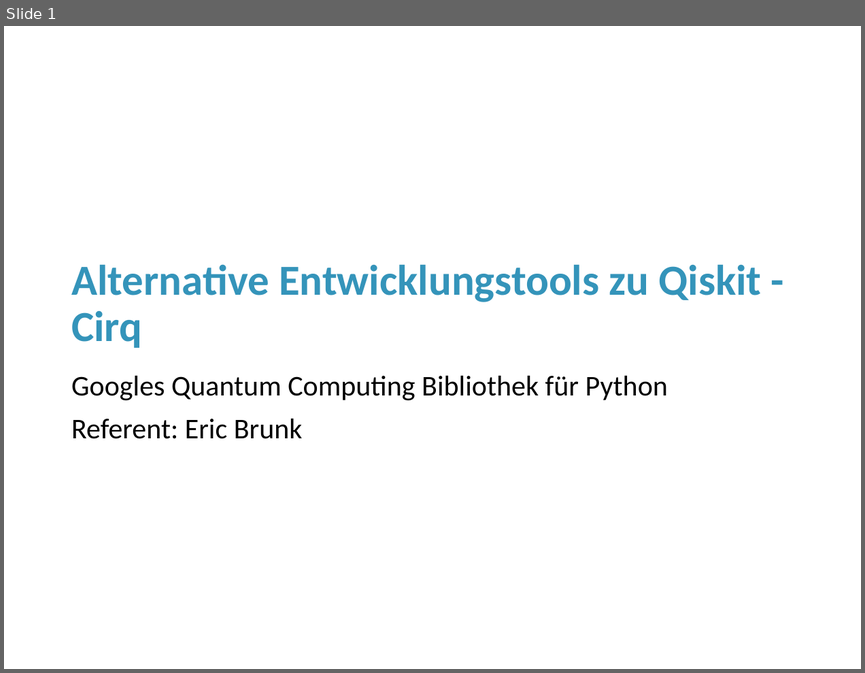
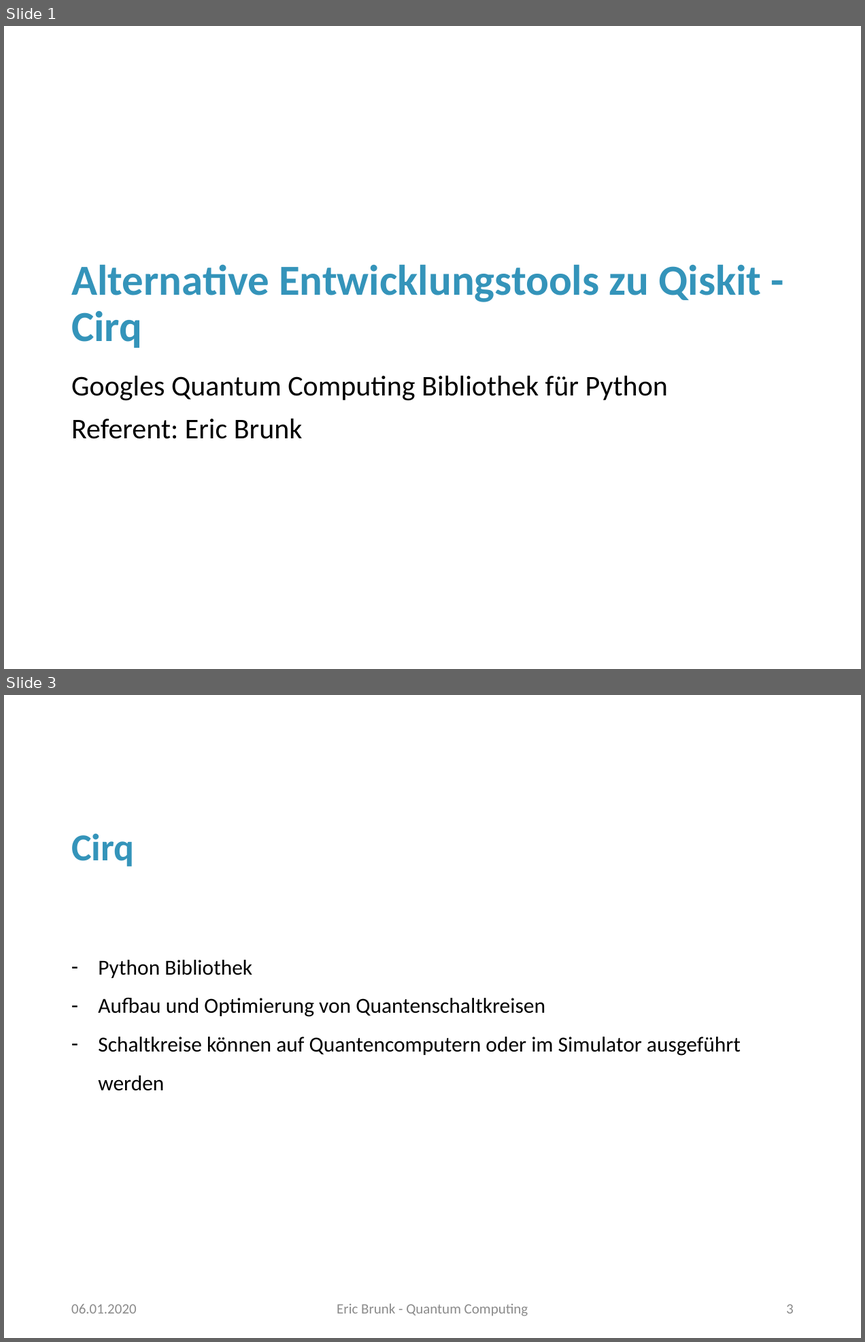
Before and after one commit to erxn91/quantum_computing, a slide deck: Präsentation.pptx. Shown one above the other, each under a label of ours: slide 1 before the commit, slides 1 and 3 after it; the slides between them are not shown. The pictures are 865x673 and 865x1342 pixels, drawn with LibreOffice and Linux fonts; fonts in the diff are those of the drawing; background and template pictures are left out. Boxes give left, top, right and bottom in pixels: in the first picture for what was removed or moved away, otherwise in the second. Text is boxed around its words. In the diff, an @@ line names an element or a change of style, - is before the commit and + after.

```diff
--- a/Präsentation.pptx
+++ b/Präsentation.pptx
@@ slide 3 added at [4,695,861,1338], background #FFFFFF @@
@@ title added at [71,833,135,866], 32 pt, text #3494BA, bold @@
+Cirq
@@ text added at [98,960,740,1091], 18 pt, text #000000 @@
+– Python Bibliothek
+– Aufbau und Optimierung von Quantenschaltkreisen
+– Schaltkreise können auf Quantencomputern oder im Simulator ausgeführt werden
@@ text added at [71,1304,137,1313], 12 pt, text #8C8C8C @@
+06.01.2020
@@ text added at [337,1303,528,1316], 12 pt, text #8C8C8C @@
+Eric Brunk - Quantum Computing
@@ page number added at [786,1304,793,1313], 12 pt, text #8C8C8C @@
+3
```
Also in this commit, not shown: 13 slides changed, 11 other slides added, 3 other files.
